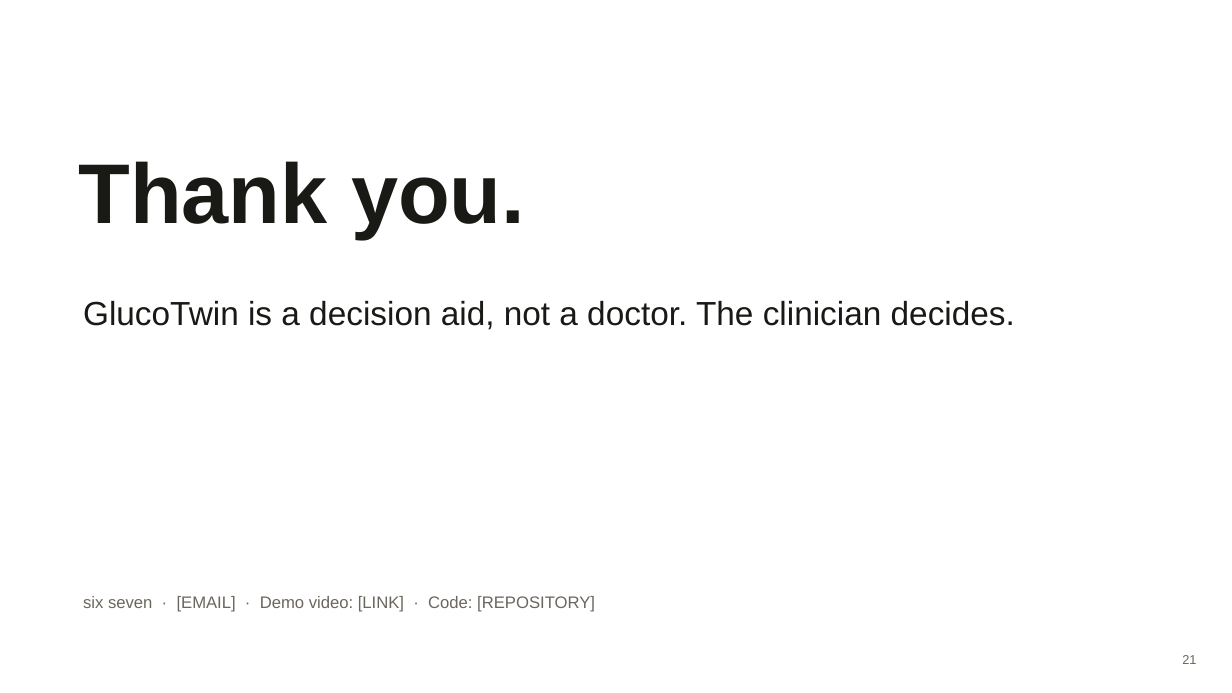
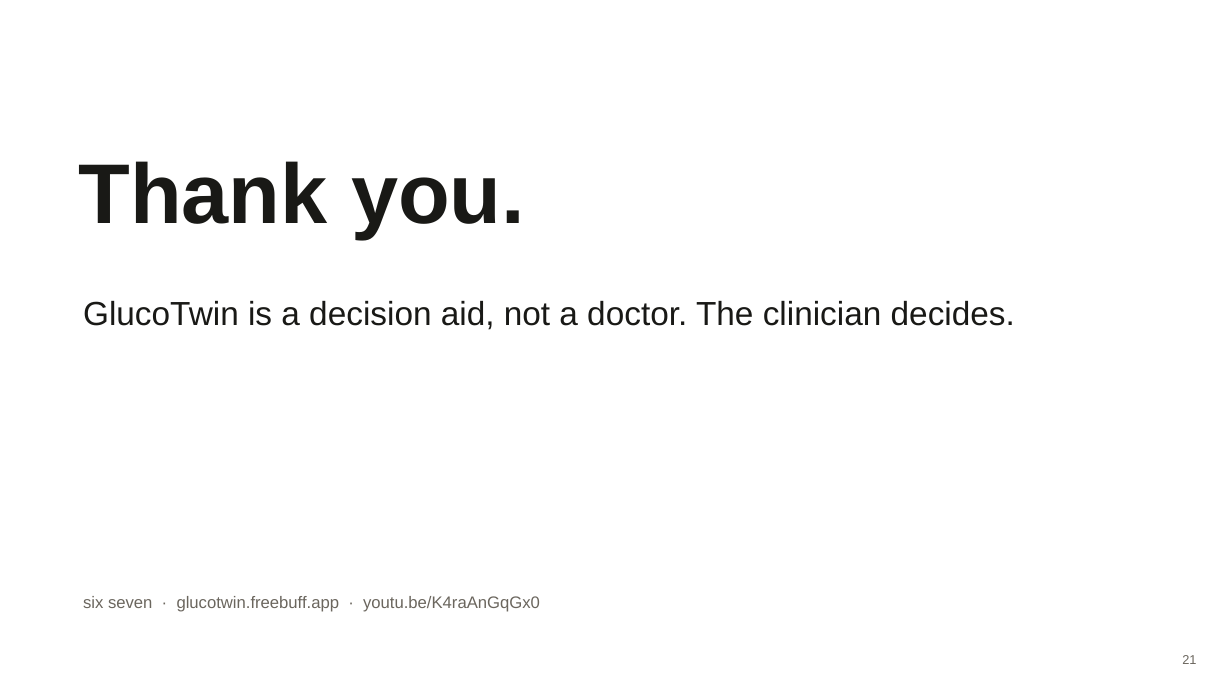
Before and after one commit to PrachiMaan/gluco-twin, a slide deck: slide 21 of docs/presentation.pptx. Drawn at 1232x693 pixels with LibreOffice and Linux fonts; fonts in the diff are those of the drawing. Boxes give left, top, right and bottom in pixels: in the first picture for what was removed or moved away, otherwise in the second. Text is boxed around its words. In the diff, an @@ line names an element or a change of style, - is before the commit and + after.

Commit message:
Freebuff: Remove anywhere u left space or prompt for me to change l...

```diff
--- a/docs/presentation.pptx
+++ b/docs/presentation.pptx
@@ text at (x1=83, y1=596, x2=540, y2=612): text changed @@
-six seven · [EMAIL] · Demo video: [LINK] · Code: [REPOSITORY]
+six seven · glucotwin.freebuff.app · youtu.be/K4raAnGqGx0
```
Also in this commit, not shown: 2 other slides changed, 6 other files.
